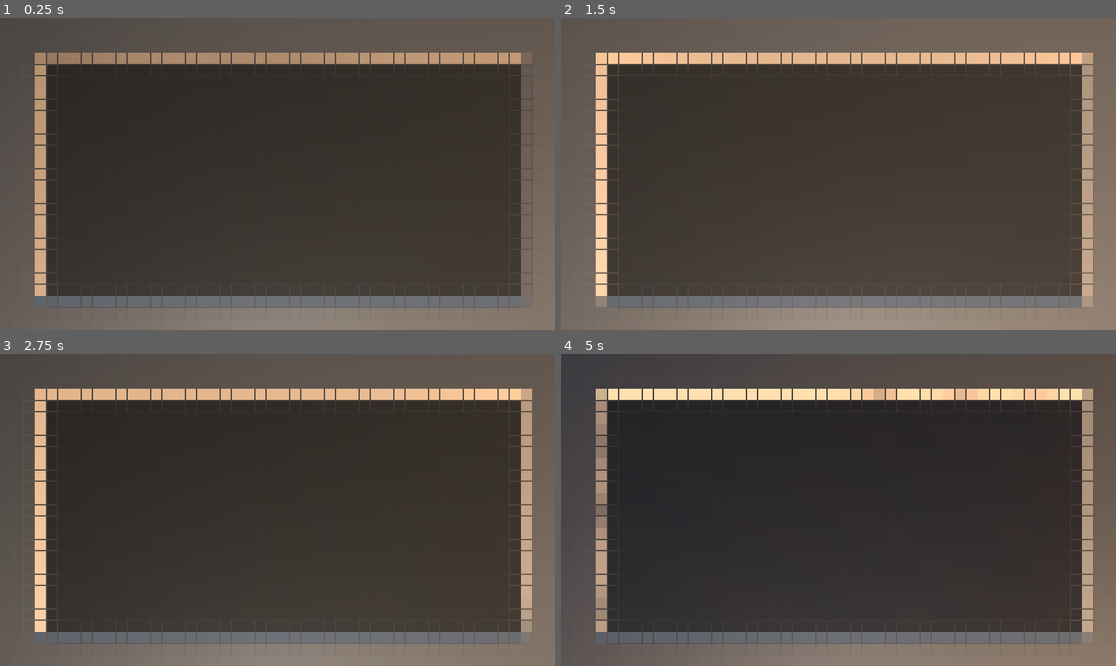
Above: before the commit, frames 1-4 (two rows, left to right).
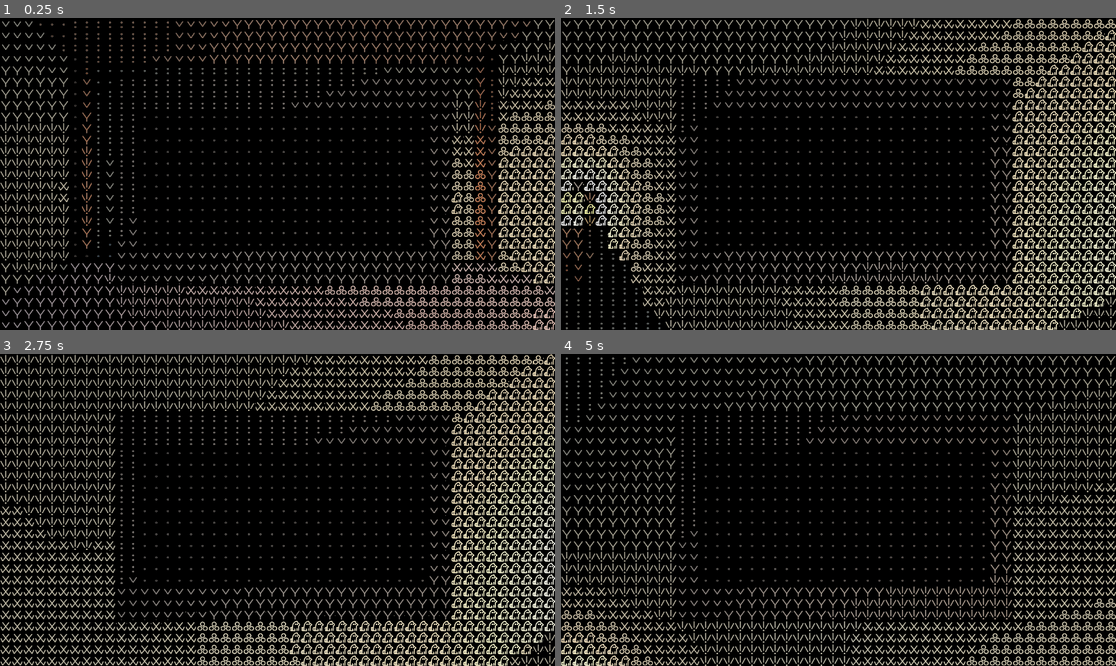
Above: after the commit, the same moments.

Repository: Tchetchouille/ijo-musi
Game: Godot game, scene res://Scenes/SystemsAndManagers/main.tscn
Two runs of this game, one before a commit and one after it. Both use one fixed random seed, a clock stepped at 60 frames per second and the inputs below.
Inputs (mouse positions are in pixels of both pictures, inside the frame that each line leads up to):
- Up to frame 1 (0.25 s): no input
- Up to frame 2 (1.5 s): tap Enter (ui_accept) at 0.5, 0.77 s; move the mouse to (866, 174) at 0.52 s; hold W (up) from 0.53 s (still down); right-click (866, 174) at 0.6 s; move the mouse to (810, 174) at 1.27 s; right-click (810, 174) at 1.35 s
- Up to frame 3 (2.75 s): keep holding W (up); tap Enter (ui_accept) at 1.52 s; move the mouse to (288, 503) at 2.02 s; right-click (288, 503) at 2.1 s
- Up to frame 4 (5 s): keep holding W (up); move the mouse to (832, 516) at 2.77 s; right-click (832, 516) at 2.85 s; tap Enter (ui_accept) at 3.02, 3.77, 4.52 s; move the mouse to (877, 513) at 3.52 s; right-click (877, 513) at 3.6 s; move the mouse to (794, 506) at 4.27 s; right-click (794, 506) at 4.35 s

The runs differ from the first frame. In frame 1, 97% of the frame differs, in the area x 0-100%, y 0-100%; in frame 2, 97%; in frame 3, 96%; in frame 4, 97%.

Commit message:
Resized tool dimensions.

Diff:
--- a/Godot Project/Actual ijo musi Project/actual-ijo-musi-project/Resources/Shaders/ascii_shader.tres
+++ b/Godot Project/Actual ijo musi Project/actual-ijo-musi-project/Resources/Shaders/ascii_shader.tres
@@ -469,4 +469,4 @@
 nodes/fragment/45/position = Vector2(600, 4600)
 nodes/fragment/46/node = SubResource("VisualShaderNodeFloatOp_xb71b")
 nodes/fragment/46/position = Vector2(960, 4960)
-nodes/fragment/connections = PackedInt32Array(3, 0, 5, 0, 6, …(768 unchanged characters)…  0, 39, 3, 42, 0, 45, 4, 45, 0, 46, 1, 46, 0, 0, 1, 45, 0, 0, 0)
+nodes/fragment/connections = PackedInt32Array(3, 0, 5, 0, 6, …(768 unchanged characters)…  0, 39, 3, 42, 0, 45, 4, 45, 0, 46, 1, 45, 0, 0, 0, 46, 0, 0, 1)
--- a/Godot Project/Actual ijo musi Project/actual-ijo-musi-project/Scenes/Levels/proto_level.tscn
+++ b/Godot Project/Actual ijo musi Project/actual-ijo-musi-project/Scenes/Levels/proto_level.tscn
@@ -7,7 +7,7 @@
 [ext_resource type="Material" uid="uid://7osme1sal87l" path="res://Resources/Materials/basic_ceiling_material.tres" id="3_aknbd"]
 [ext_resource type="PackedScene" uid="uid://bg40va80q0ma4" path="res://Scenes/Objects/Furniture/basic_door.tscn" id="4_nee0r"]
 [ext_resource type="PackedScene" uid="uid://c88a03y3t1sox" path="res://Scenes/Objects/Furniture/basic_chair.tscn" id="5_k4a13"]
-[ext_resource type="PackedScene" uid="uid://bd0nqi20bb2m8" path="res://Scenes/Objects/Furniture/fireplace.tscn" id="5_mtak3"]
+[ext_resource type="PackedScene" uid="uid://bd0nqi20bb2m8" path="res://Scenes/Objects/Furniture/basic_fireplace.tscn" id="5_mtak3"]
 [ext_resource type="PackedScene" uid="uid://dvukxgv0ubqk3" path="res://Scenes/Objects/Furniture/basic_candle.tscn" id="9_tx5j4"]
 [ext_resource type="PackedScene" uid="uid://du0sda5rvmc1h" path="res://Scenes/Objects/Misc/basic_skeleton.tscn" id="10_vvukb"]
 
--- a/Godot Project/Actual ijo musi Project/actual-ijo-musi-project/Scenes/Objects/Furniture/fireplace.tscn
+++ b/Godot Project/Actual ijo musi Project/actual-ijo-musi-project/Scenes/Objects/Furniture/basic_fireplace.tscn
@@ -9,13 +9,13 @@
 size = Vector3(2.18707, 1.20093, 0.803223)
 
 [sub_resource type="QuadMesh" id="QuadMesh_imuy1"]
-material = ExtResource("1_430g1")
+material = ExtResource("1_6lg7q")
 
 [sub_resource type="BoxMesh" id="BoxMesh_gn2na"]
 
 [sub_resource type="BoxMesh" id="BoxMesh_yuch0"]
 
-[node name="Fireplace" type="StaticBody3D"]
+[node name="BasicFireplace" type="StaticBody3D"]
 
 [node name="CollisionShape3D2" type="CollisionShape3D" parent="."]
 transform = Transform3D(1, 0, 0, 0, 1, 0, 0, 0, 1, 0, 2, 0)
--- a/Godot Project/Actual ijo musi Project/actual-ijo-musi-project/Scenes/SystemsAndManagers/player_character.tscn
+++ b/Godot Project/Actual ijo musi Project/actual-ijo-musi-project/Scenes/SystemsAndManagers/player_character.tscn
@@ -22,6 +22,7 @@
 [sub_resource type="QuadMesh" id="QuadMesh_i6gmh"]
 resource_local_to_scene = true
 material = SubResource("StandardMaterial3D_kojja")
+size = Vector2(1.152, 0.648)
 
 [node name="PlayerCharacter" type="CharacterBody3D"]
 script = ExtResource("1_04qb1")
@@ -38,6 +39,7 @@
 
 [node name="ToolViewport" type="SubViewport" parent="CameraController/CharacterCamera"]
 canvas_cull_mask = 4294966273
+size = Vector2i(1152, 648)
 
 [node name="ToolCamera" type="Camera3D" parent="CameraController/CharacterCamera/ToolViewport"]
 transform = Transform3D(1, 0, 0, 0, 1, 0, 0, 0, 1, 0, 0.648895, 0)
@@ -49,9 +51,10 @@
 light_energy = 0.2
 
 [node name="ToolController" type="Node3D" parent="CameraController/CharacterCamera"]
-transform = Transform3D(1, 0, 0, 0, 1, 0, 0, 0, 1, 0, 0, -0.212871)
+transform = Transform3D(1, 0, 0, 0, 1, 0, 0, 0, 1, 0, 0, -0.358685)
 
 [node name="ToolUI" type="Control" parent="CameraController/CharacterCamera/ToolController"]
+visible = false
 layout_mode = 3
 anchors_preset = 15
 anchor_right = 1.0
Not shown: 1 places in Godot Project/Actual ijo musi Project/actual-ijo-musi-project/Scenes/Objects/Furniture/basic_fireplace.tscn that only renumber resources
